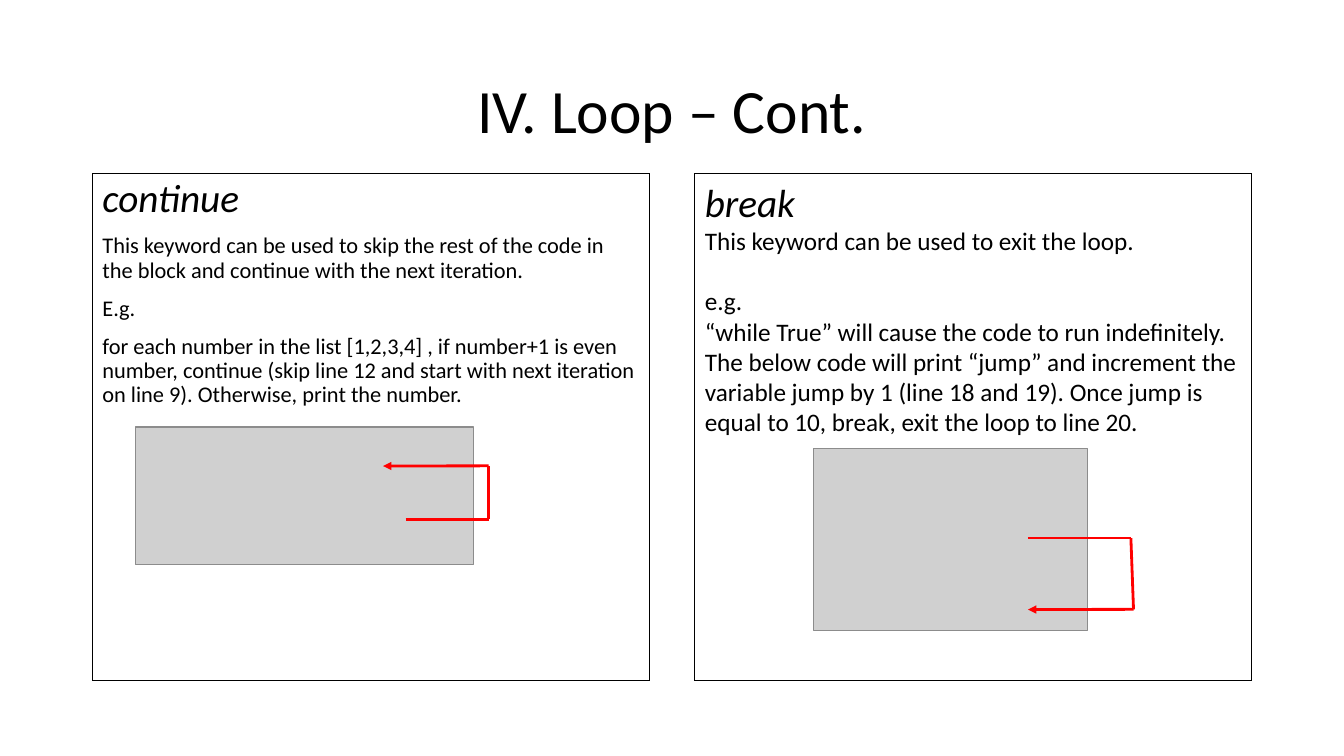
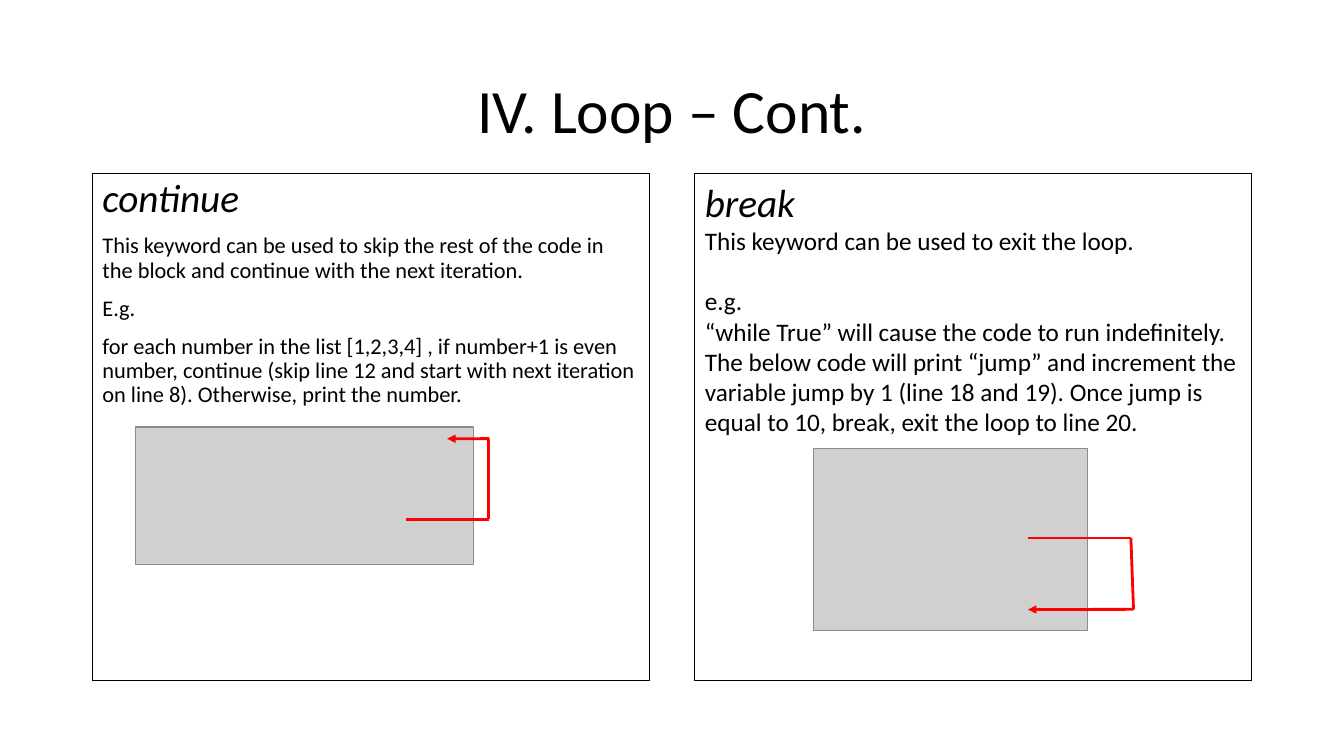
Before and after one commit to henrywma/foConnect, a slide deck: slide 15 of Python guide.pptx. Drawn at 1344x756 pixels with LibreOffice and Linux fonts; fonts in the diff are those of the drawing; grey boxes stand for pictures. Boxes give left, top, right and bottom in pixels: in the first picture for what was removed or moved away, otherwise in the second. Text is boxed around its words. In the diff, an @@ line names an element or a change of style, - is before the commit and + after.

```diff
--- a/Python guide.pptx
+++ b/Python guide.pptx
@@ text at box(102, 337, 634, 406): text changed @@
-for each number in the list [1,2,3,4] , if number+1 is even number, continue (skip line 12 and start with next iteration on line 9). Otherwise, print the number.
+for each number in the list [1,2,3,4] , if number+1 is even number, continue (skip line 12 and start with next iteration on line 8). Otherwise, print the number.
@@ arrow moved from (489, 466) - (383, 466) to (489, 439) - (448, 439) @@
@@ line moved from (489, 466) - (489, 519) to (489, 439) - (489, 519) @@
```
Also in this commit, not shown: 7 other slides changed.
